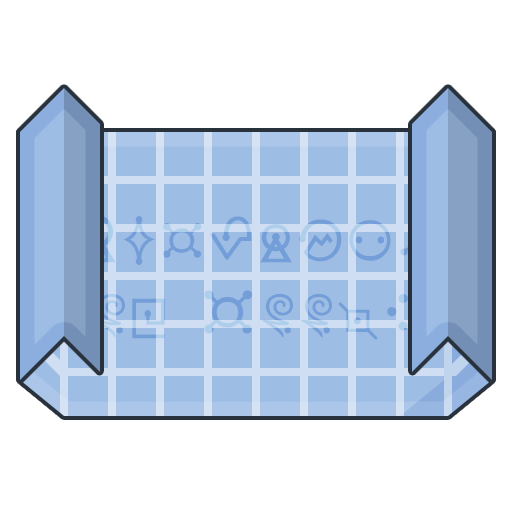
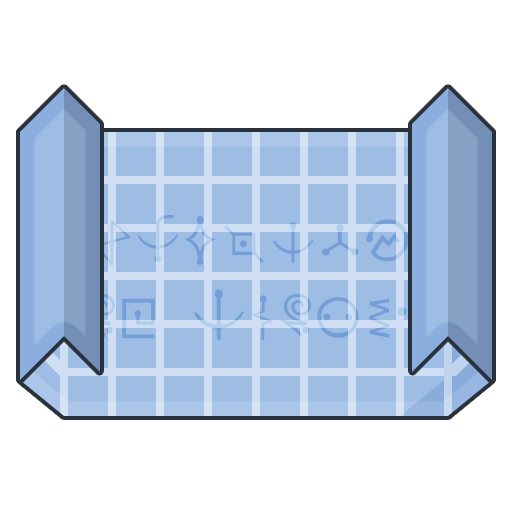
Layers edited between the first and the second 512px x 512px image:
painted on "Rectangle", unmasked it over [104, 215, 408, 341]
painted on "Path" (1st of 2, in "Layer 1"), unmasked it over [104, 215, 408, 341]
painted on "Rectangle 1", unmasked it over [104, 215, 408, 341]
renamed "Redprint of Doom!" to "Schematiic of Agony!", painted on it over [104, 215, 408, 341]
painted on "Path" (2nd of 2, in "Layer 1"), unmasked it over [104, 215, 408, 341]
